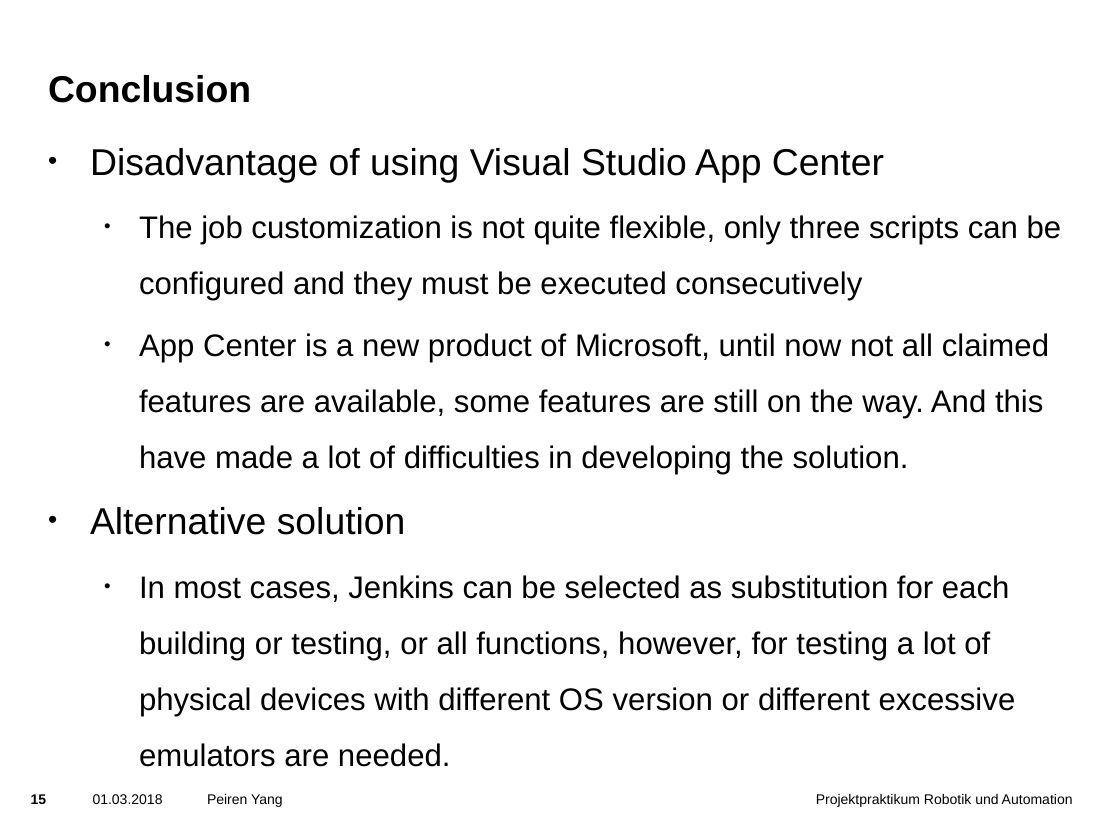
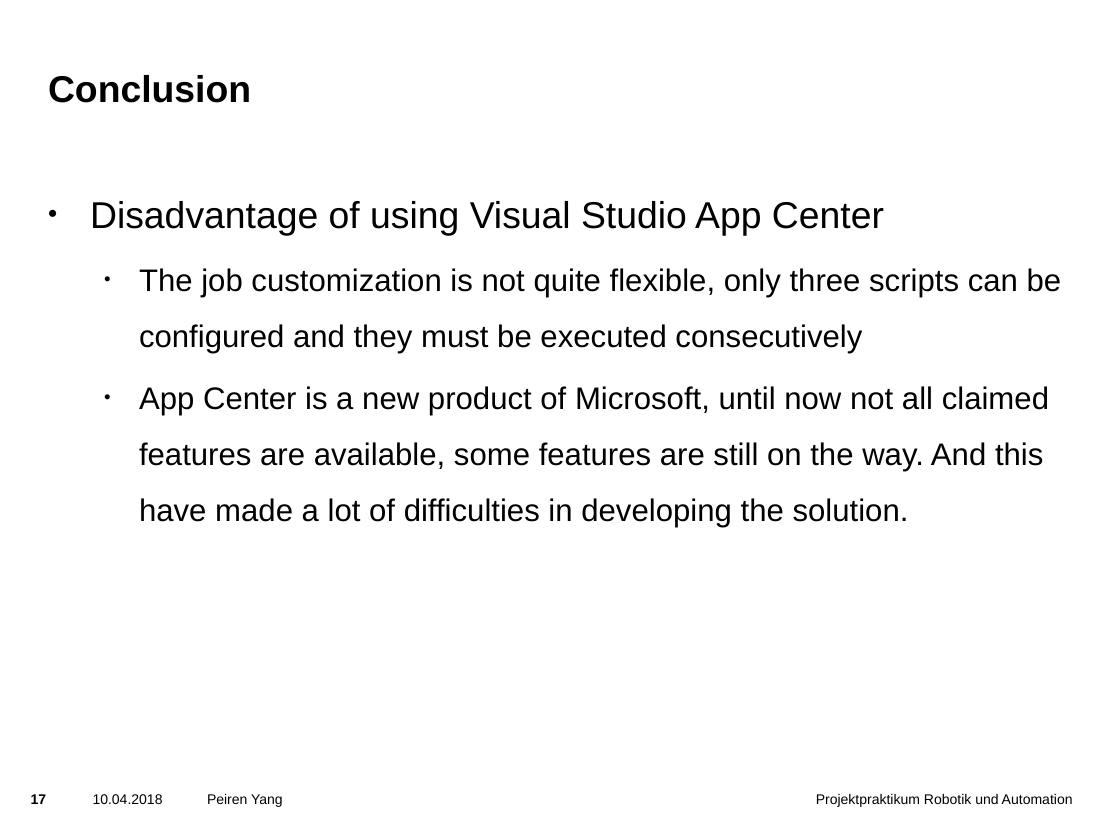
Before and after one commit to yangpeiren/SimpleCalculator, a slide deck: slide 17 of SimpleCalculator/doc/Presentation.pptx (slide 15 before the commit). Drawn at 1120x840 pixels with LibreOffice and Linux fonts; fonts in the diff are those of the drawing; background and template pictures are left out. Boxes give left, top, right and bottom in pixels: in the first picture for what was removed or moved away, otherwise in the second. Text is boxed around its words. In the diff, an @@ line names an element or a change of style, - is before the commit and + after.

```diff
--- a/SimpleCalculator/doc/Presentation.pptx
+++ b/SimpleCalculator/doc/Presentation.pptx
@@ text "Disadvantage of using Visual Studio ...": place and size @@
-text "Disadvantage of using Visual Studio ..." at box(90, 148, 1062, 716)
+text "Disadvantage of using Visual Studio ..." at box(90, 201, 1062, 528)
@@ text at box(90, 507, 1016, 716): paragraphs removed @@
-• Alternative solution
-  • In most cases, Jenkins can be selected as substitution for each building or testing, or all functions, however, for testing a lot of physical devices with different OS version or different excessive emulators are needed.
@@ page number at box(31, 794, 47, 804): text changed @@
-15
+17
@@ text at box(93, 794, 163, 804): text changed @@
-01.03.2018
+10.04.2018
```
Also in this commit, not shown: 16 other slides changed, 4 slides added.
